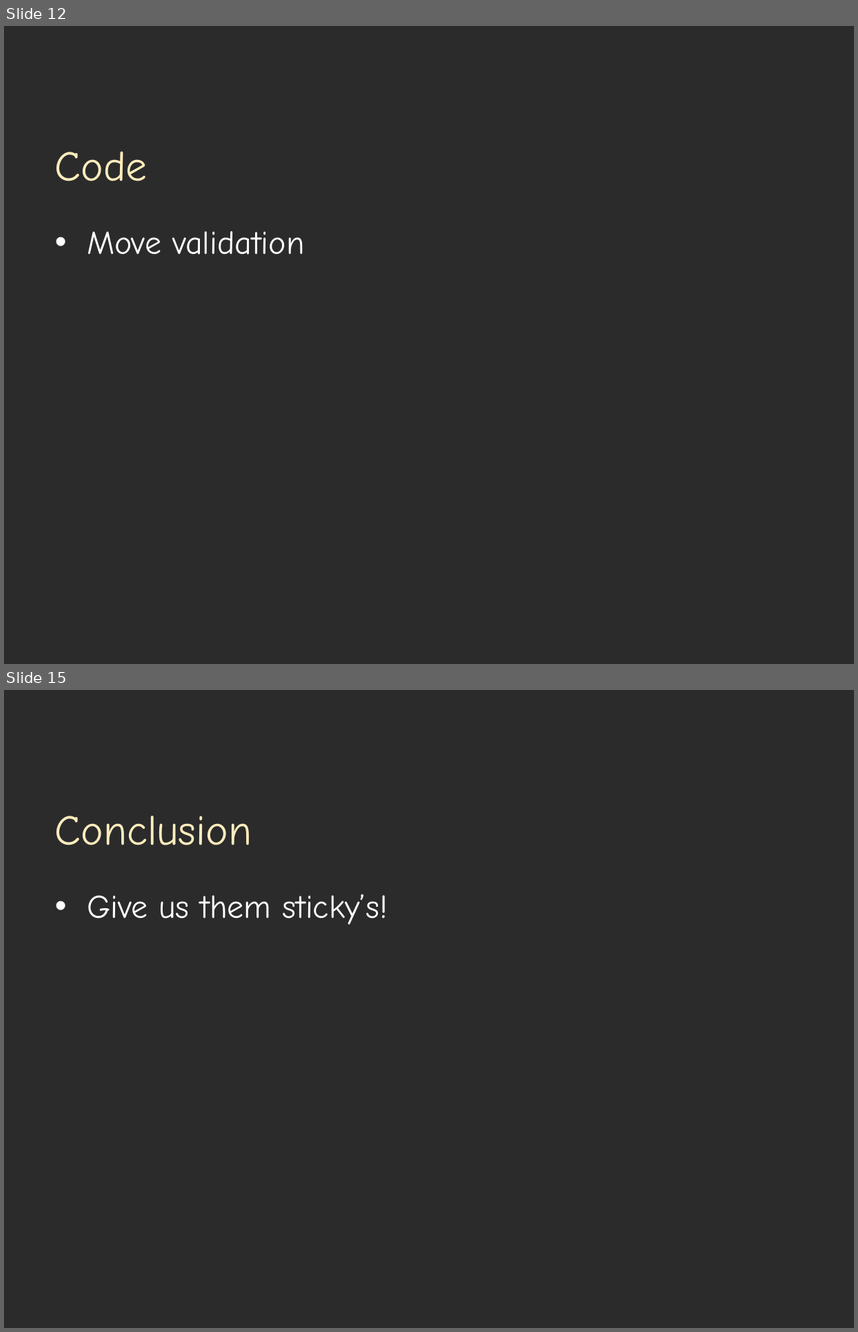
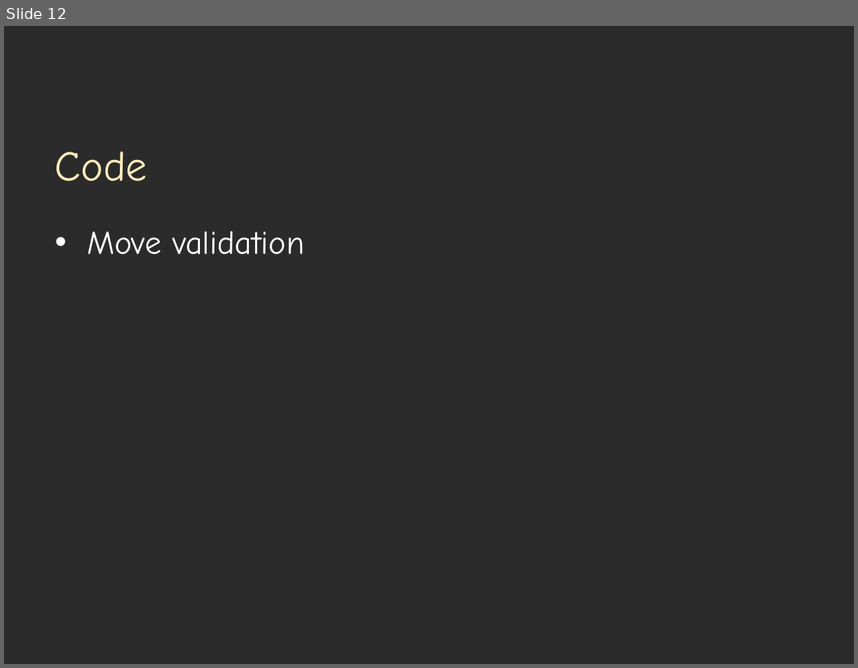
Before and after one commit to lance66/play-zone, a slide deck: doc/PowerPoints/Sprint 3 Term 2/Winter 2015 S3 Presentation.pptx. Shown one above the other, each under a label of ours: slides 12 and 15 before the commit, slide 12 after it; the slides between them are not shown. The pictures are 858x1332 and 858x668 pixels, drawn with LibreOffice and Linux fonts; fonts in the diff are those of the drawing; background and template pictures are left out; a plain dark background stands for a picture behind light text. Boxes give left, top, right and bottom in pixels: in the first picture for what was removed or moved away, otherwise in the second. Text is boxed around its words. In the diff, an @@ line names an element or a change of style, - is before the commit and + after.

```diff
--- a/doc/PowerPoints/Sprint 3 Term 2/Winter 2015 S3 Presentation.pptx
+++ b/doc/PowerPoints/Sprint 3 Term 2/Winter 2015 S3 Presentation.pptx
@@ slide 15 removed at [4,690,854,1328], background picture (left out) @@
@@ title removed at [55,816,252,845] @@
-Conclusion
@@ text removed at [87,894,388,925] @@
-• Give us them sticky’s!
```
Also in this commit, not shown: 4 slides changed, 2 slides added, 1 other file.
